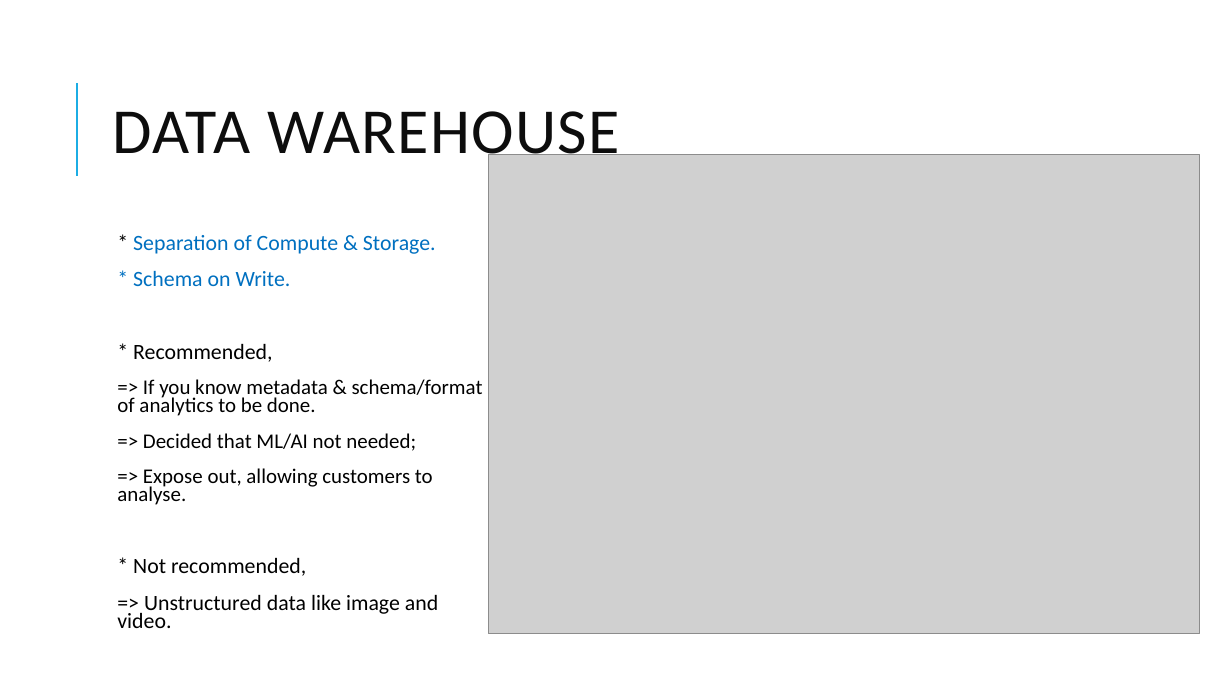
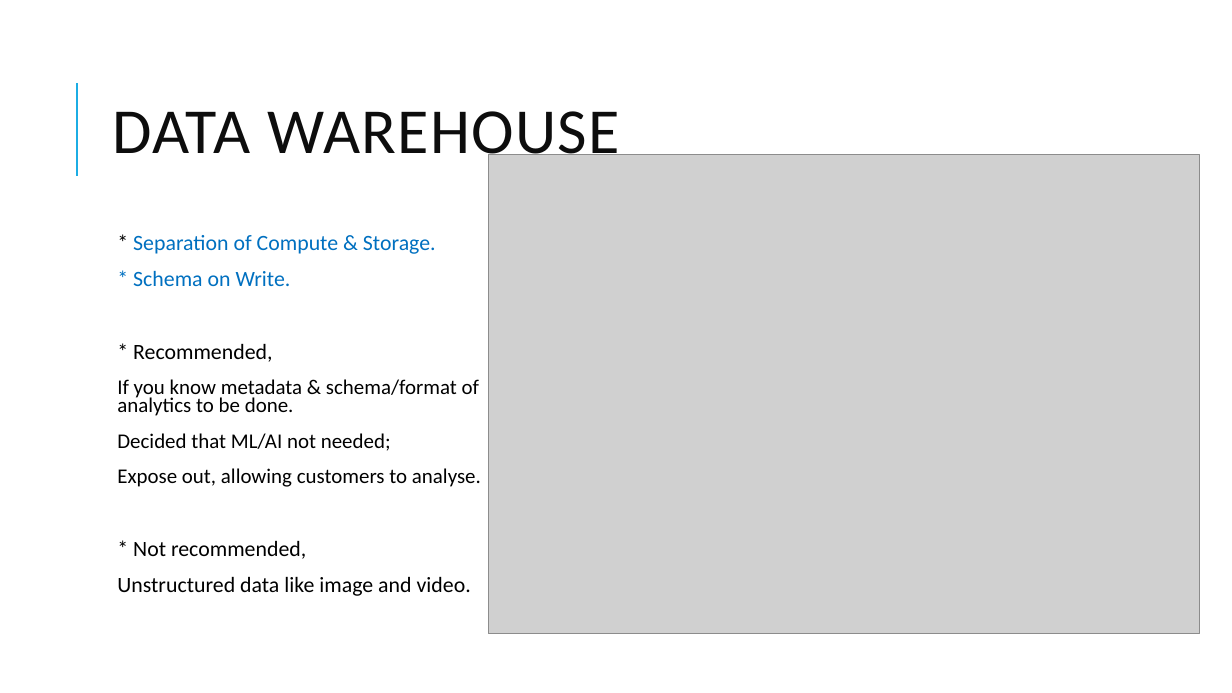
Before and after one commit to dinesarun/common, a slide deck: slide 8 of sessions/GAB 2021/Choosing right Data Service.pptx. Drawn at 1232x693 pixels with LibreOffice and Linux fonts; fonts in the diff are those of the drawing; grey boxes stand for pictures. Boxes give left, top, right and bottom in pixels: in the first picture for what was removed or moved away, otherwise in the second. Text is boxed around its words. In the diff, an @@ line names an element or a change of style, - is before the commit and + after.

```diff
--- a/sessions/GAB 2021/Choosing right Data Service.pptx
+++ b/sessions/GAB 2021/Choosing right Data Service.pptx
@@ text at box(117, 379, 481, 487): text changed @@
-  => If you know metadata & schema/format of analytics to be done.
-  => Decided that ML/AI not needed;
-  => Expose out, allowing customers to analyse.
+  If you know metadata & schema/format of analytics to be done.
+  Decided that ML/AI not needed;
+  Expose out, allowing customers to analyse.
@@ text at box(117, 577, 471, 596): text changed @@
-  => Unstructured data like image and video.
+  Unstructured data like image and video.
```
Also in this commit, not shown: 7 other slides changed, 2 other files.
